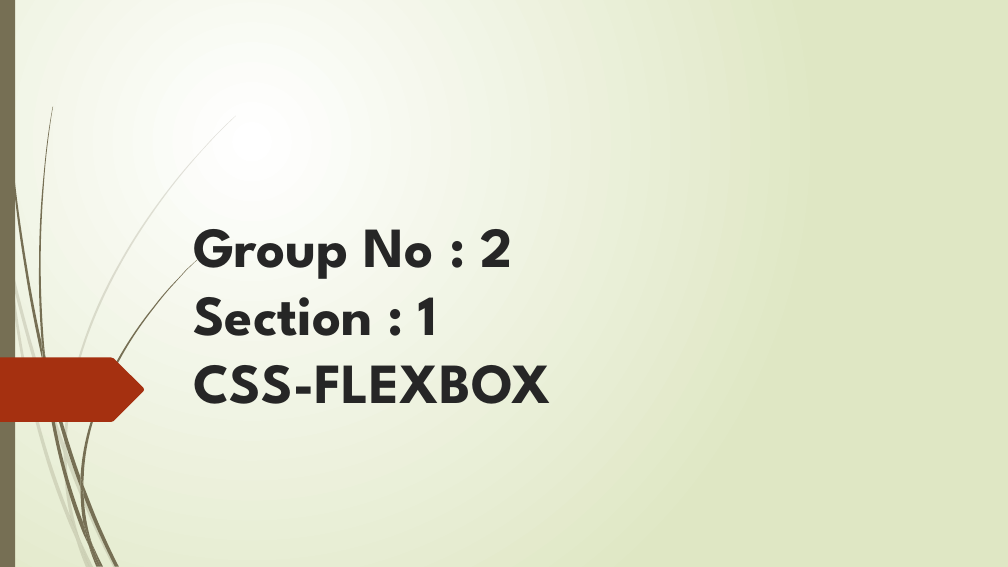
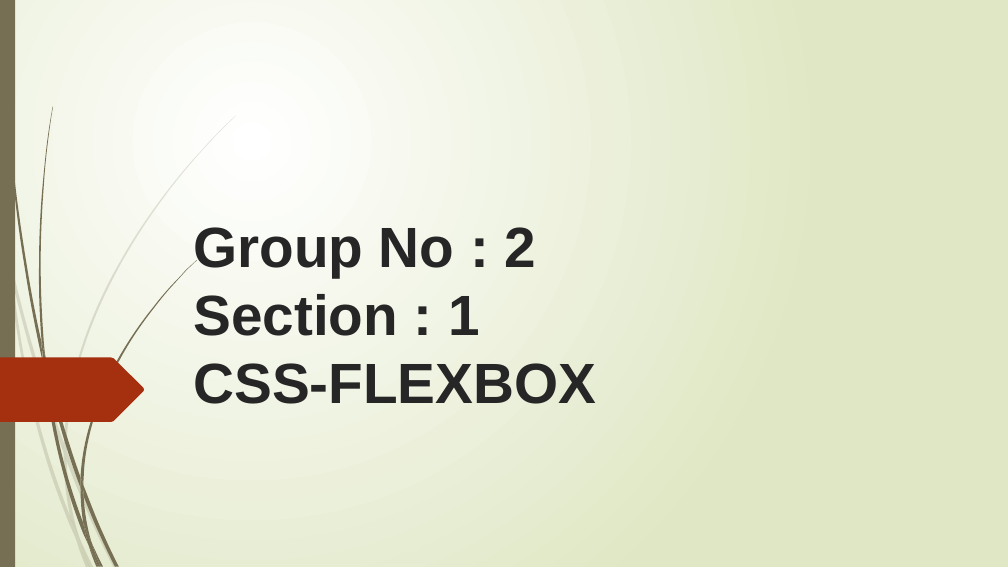
Before and after one commit to Rithima-Reddy/CSS-FLEXBOX, a slide deck: slide 1 of Group No.pptx. Drawn at 1008x567 pixels with LibreOffice and Linux fonts; fonts in the diff are those of the drawing. Boxes give left, top, right and bottom in pixels: in the first picture for what was removed or moved away, otherwise in the second. Text is boxed around its words. In the diff, an @@ line names an element or a change of style, - is before the commit and + after.

```diff
--- a/Group No.pptx
+++ b/Group No.pptx
@@ title "Group No : 2 Section ..." at (193, 227, 596, 404): font League Spartan to Arial @@
```
Also in this commit, not shown: 1 other slide changed, 7 slides added, 3 slides removed.
